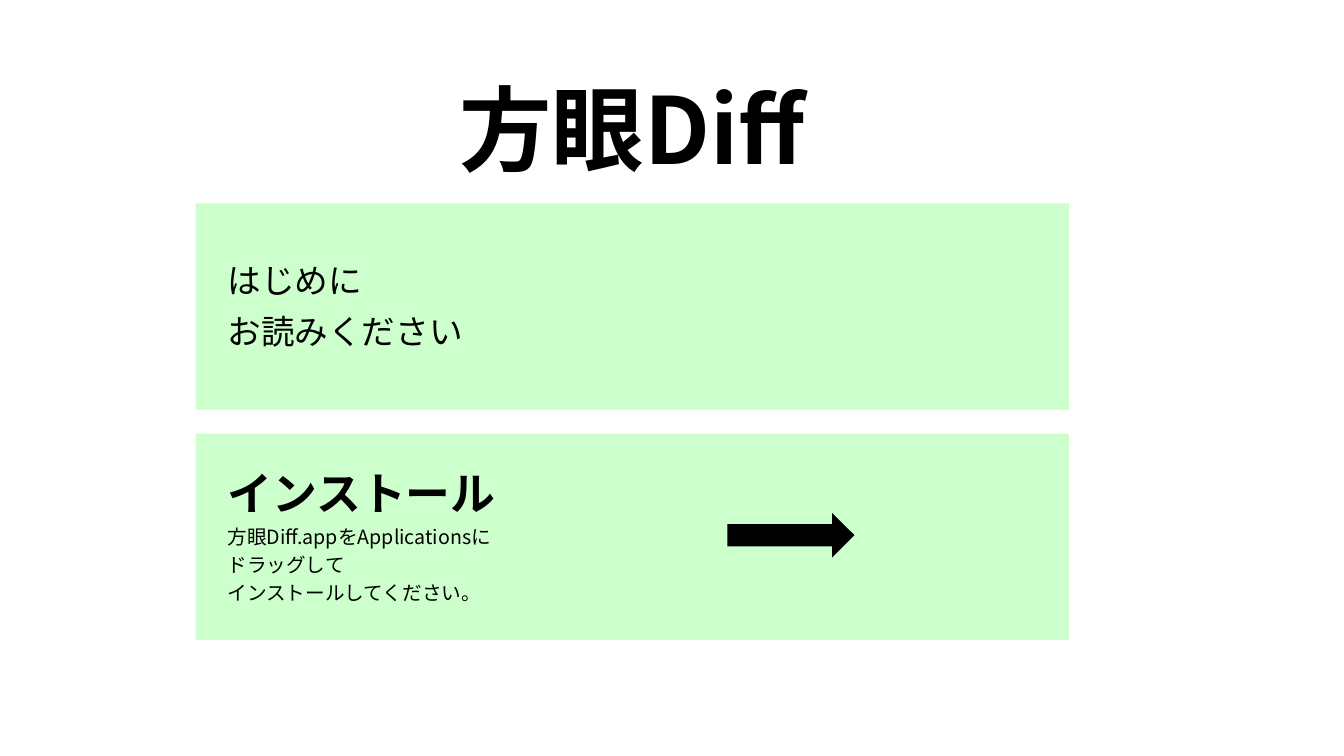
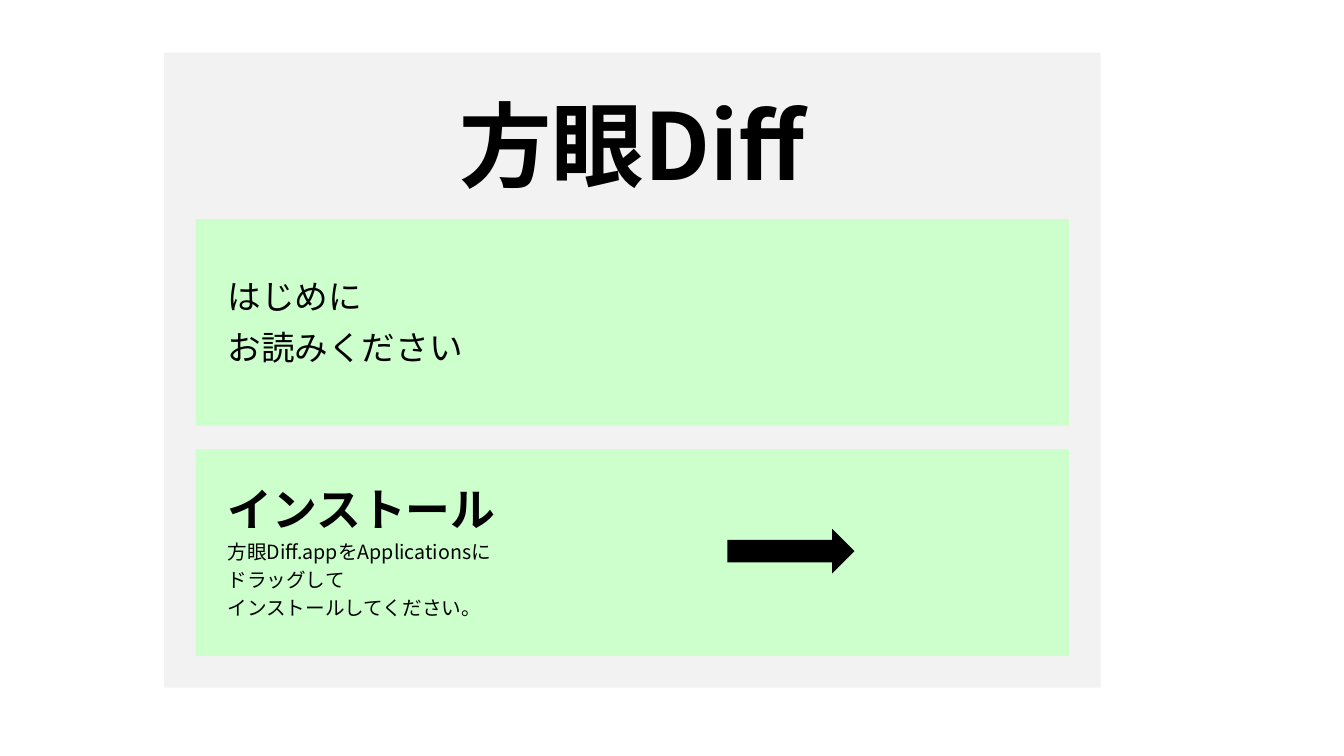
Before and after one commit to nmby/hogandiff3, a slide deck: slide 1 of resources/dmgback.pptx (slide 2 before the commit). Drawn at 1344x756 pixels with LibreOffice and Linux fonts; fonts in the diff are those of the drawing. Boxes give left, top, right and bottom in pixels: in the first picture for what was removed or moved away, otherwise in the second. Text is boxed around its words. In the diff, an @@ line names an element or a change of style, - is before the commit and + after.

```diff
--- a/resources/dmgback.pptx
+++ b/resources/dmgback.pptx
@@ rectangle added at box(164, 52, 1101, 688), fill #F2F2F2 @@
@@ 2 rectangles, 1 text, 1 right arrow: place and size @@
-2 rectangles, 1 text, 1 right arrow at box(196, 85, 1069, 640)
+2 rectangles, 1 text, 1 right arrow at box(196, 101, 1069, 656)
```
Also in this commit, not shown: 1 slide removed, 1 other file.
